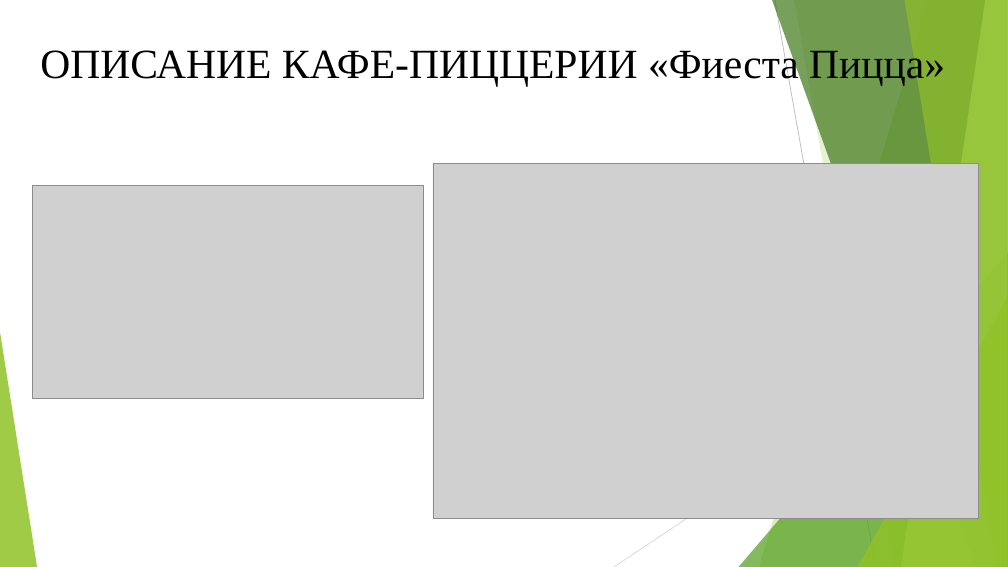
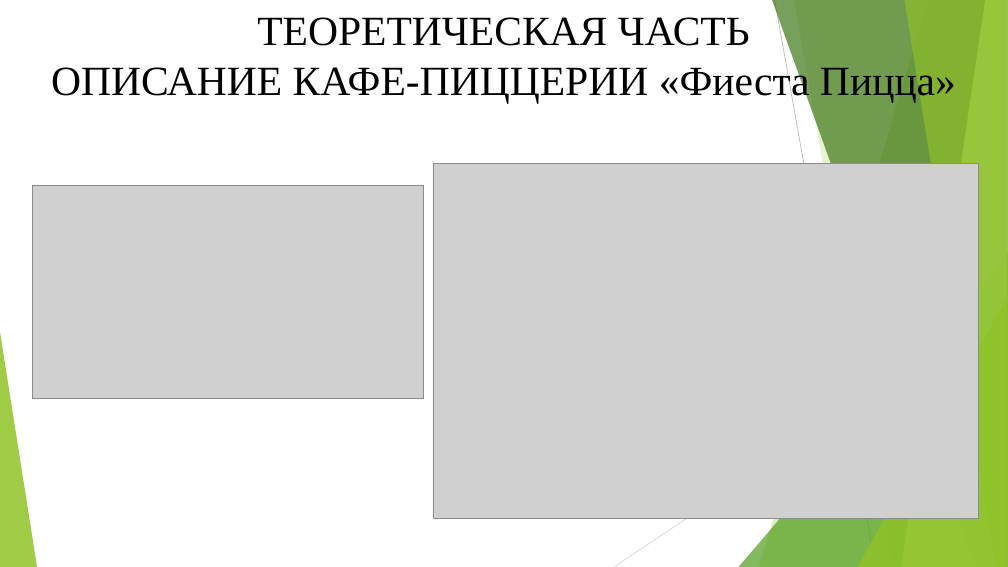
Before and after one commit to David2261/Scheme_Automation, a slide deck: slide 4 of 2023/Диплом/Алина/Презентация.pptx (slide 3 before the commit). Drawn at 1008x567 pixels with LibreOffice and Linux fonts; fonts in the diff are those of the drawing; grey boxes stand for pictures. Boxes give left, top, right and bottom in pixels: in the first picture for what was removed or moved away, otherwise in the second. Text is boxed around its words. In the diff, an @@ line names an element or a change of style, - is before the commit and + after.

```diff
--- a/2023/Диплом/Алина/Презентация.pptx
+++ b/2023/Диплом/Алина/Презентация.pptx
@@ title at box(51, 17, 956, 103): text changed @@
-ОПИСАНИЕ КАФЕ-ПИЦЦЕРИИ «Фиеста Пицца»
+ТЕОРЕТИЧЕСКАЯ ЧАСТЬ
+ОПИСАНИЕ КАФЕ-ПИЦЦЕРИИ «Фиеста Пицца»
```
Also in this commit, not shown: 4 other slides changed, 9 slides added, 1 slide removed, 1 other file.
